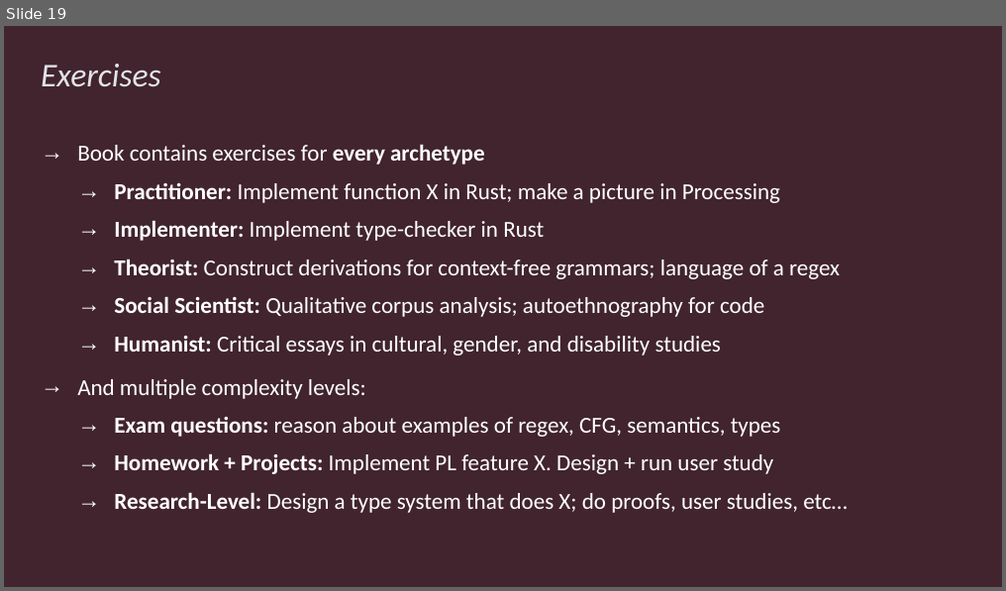
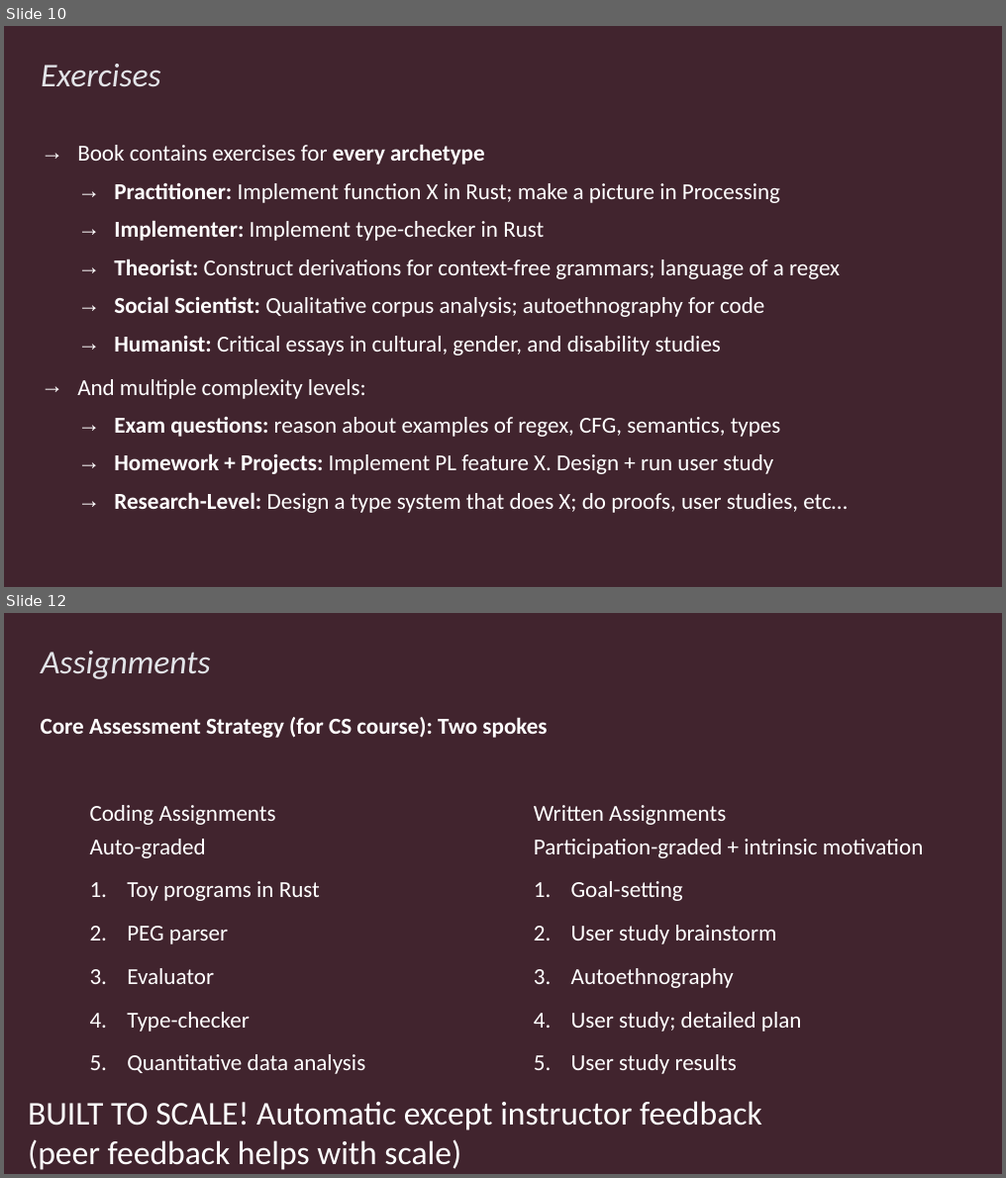
Before and after one commit to rbohrer/pl-course, a slide deck: LectureSlides/SPLASHE23.pptx. Shown one above the other, each under a label of ours: slide 19 before the commit, slides 10 and 12 after it; the slides between them are not shown. The pictures are 1006x591 and 1006x1178 pixels, drawn with LibreOffice and Linux fonts; fonts in the diff are those of the drawing. Boxes give left, top, right and bottom in pixels: in the first picture for what was removed or moved away, otherwise in the second. Text is boxed around its words. In the diff, an @@ line names an element or a change of style, - is before the commit and + after.

```diff
--- a/LectureSlides/SPLASHE23.pptx
+++ b/LectureSlides/SPLASHE23.pptx
@@ slide 12 added at box(4, 613, 1002, 1174), background #41242E @@
@@ title added at box(41, 651, 211, 679), 32 pt, text #E2E4E8, italic @@
+Assignments
@@ text added at box(41, 717, 547, 738), 22 pt, text #FFFFFF, bold @@
+Core Assessment Strategy (for CS course): Two spokes
@@ text added at box(90, 805, 365, 1074), 22 pt, text #FFFFFF @@
+Coding Assignments
+Auto-graded
+1. Toy programs in Rust
+2. PEG parser
+3. Evaluator
+4. Type-checker
+5. Quantitative data analysis
@@ text added at box(534, 805, 923, 1074), 22 pt, text #FFFFFF @@
+Written Assignments
+Participation-graded + intrinsic motivation
+1. Goal-setting
+2. User study brainstorm
+3. Autoethnography
+4. User study; detailed plan
+5. User study results
@@ text added at box(28, 1101, 762, 1170), 32 pt, text #FFFFFF @@
+BUILT TO SCALE! Automatic except instructor feedback
+(peer feedback helps with scale)
@@ what was slide 19 is now slide 10 @@
```
Also in this commit, not shown: 13 slides changed, 1 other slide added, 6 slides removed, 2 other files.
